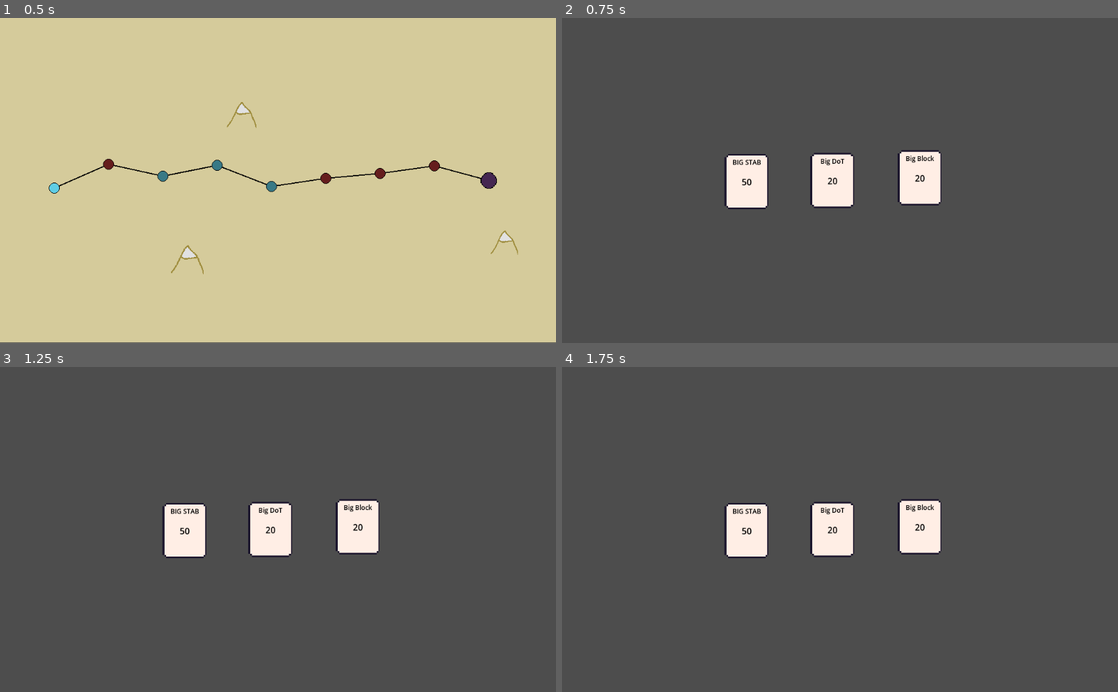
Above: before the commit, frames 1-4 (two rows, left to right).
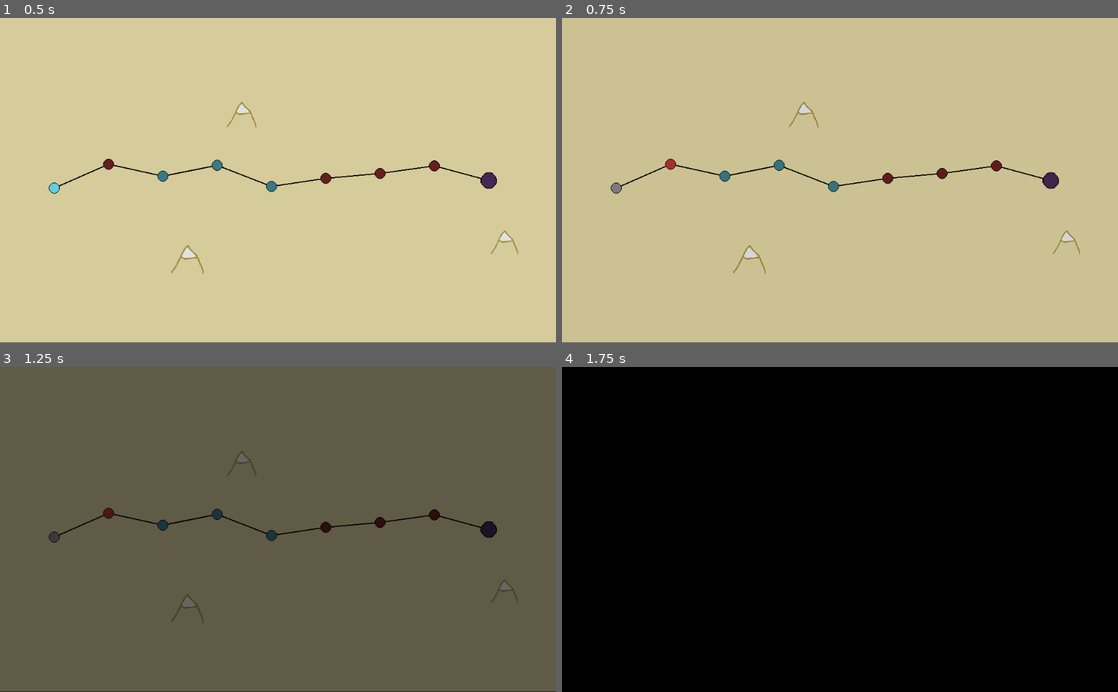
Above: after the commit, the same moments.

Repository: maxnovak/card-battle-time
Game: Godot game, scene res://Game.tscn
Same seed, same stepped clock (60 frames per second), same inputs: the game is played once before the commit and once after it.
Inputs (mouse positions are in pixels of both pictures, inside the frame that each line leads up to):
- Up to frame 1 (0.5 s): no input
- Up to frame 2 (0.75 s): tap Enter at 0.5 s; move the mouse to (617, 187) at 0.52 s; click (617, 187) at 0.67 s
- Up to frame 3 (1.25 s): no input
- Up to frame 4 (1.75 s): move the mouse to (745, 529) at 1.27 s; click (745, 529) at 1.42 s

Frame 1 is identical in both runs. In frame 2, 100% of the frame differs, in the area x 0-100%, y 0-100%; in frame 3, 4.9%; in frame 4, 100%.

Commit message:
Add fade in and out animations for scene changes

Diff:
--- a/Game.tscn
+++ b/Game.tscn
@@ -1,11 +1,59 @@
-[gd_scene load_steps=3 format=3 uid="uid://cyipio86y58c4"]
+[gd_scene load_steps=6 format=3 uid="uid://cyipio86y58c4"]
 
 [ext_resource type="Script" path="res://game.gd" id="1_47x6f"]
 [ext_resource type="PackedScene" uid="uid://cu8fywtevu02m" path="res://Map/Map.tscn" id="2_nc35d"]
+
+[sub_resource type="Animation" id="Animation_n5rqr"]
+resource_name = "fade_in"
+tracks/0/type = "value"
+tracks/0/imported = false
+tracks/0/enabled = true
+tracks/0/path = NodePath("ColorRect:color")
+tracks/0/interp = 1
+tracks/0/loop_wrap = true
+tracks/0/keys = {
+"times": PackedFloat32Array(0.1, 1),
+"transitions": PackedFloat32Array(1, 1),
+"update": 0,
+"values": [Color(0, 0, 0, 1), Color(0, 0, 0, 0)]
+}
+
+[sub_resource type="Animation" id="Animation_2vn1f"]
+resource_name = "fade_out"
+tracks/0/type = "value"
+tracks/0/imported = false
+tracks/0/enabled = true
+tracks/0/path = NodePath("ColorRect:color")
+tracks/0/interp = 1
+tracks/0/loop_wrap = true
+tracks/0/keys = {
+"times": PackedFloat32Array(0, 1),
+"transitions": PackedFloat32Array(1, 1),
+"update": 0,
+"values": [Color(0, 0, 0, 0), Color(0, 0, 0, 1)]
+}
+
+[sub_resource type="AnimationLibrary" id="AnimationLibrary_jeaws"]
+_data = {
+"fade_in": SubResource("Animation_n5rqr"),
+"fade_out": SubResource("Animation_2vn1f")
+}
 
 [node name="Game" type="Node2D"]
 script = ExtResource("1_47x6f")
 
 [node name="Map" parent="." instance=ExtResource("2_nc35d")]
 
+[node name="AnimationPlayer" type="AnimationPlayer" parent="."]
+libraries = {
+"": SubResource("AnimationLibrary_jeaws")
+}
+
+[node name="ColorRect" type="ColorRect" parent="."]
+top_level = true
+offset_right = 1024.0
+offset_bottom = 600.0
+mouse_filter = 1
+color = Color(1, 1, 1, 0)
+
 [connection signal="change_scene" from="Map" to="." method="_on_map_change_scene"]
--- a/game.gd
+++ b/game.gd
@@ -7,18 +7,24 @@
 var mapHolder = $Map
 
 func _on_map_change_scene(type):
+	$AnimationPlayer.play("fade_out")
+	await $AnimationPlayer.animation_finished
 	if type == LocationClass.Types.BATTLE:
-		remove_child(mapHolder)
 		var combat = combatScene.instantiate()
 		combat.combat_end.connect(_event_ended.bind(combat))
 		add_child(combat)
+		remove_child(mapHolder)
 	if type == LocationClass.Types.CARD:
-		remove_child(mapHolder)
 		var aquireCard = aquireCardScene.instantiate()
 		aquireCard.event_end.connect(_event_ended.bind(aquireCard))
 		add_child(aquireCard)
+		remove_child(mapHolder)
+	$AnimationPlayer.play("fade_in")
 
 func _event_ended(event):
+	$AnimationPlayer.play("fade_out")
+	await $AnimationPlayer.animation_finished
+	add_child(mapHolder)
 	remove_child(event)
 	event.queue_free()
-	add_child(mapHolder)
+	$AnimationPlayer.play("fade_in")
